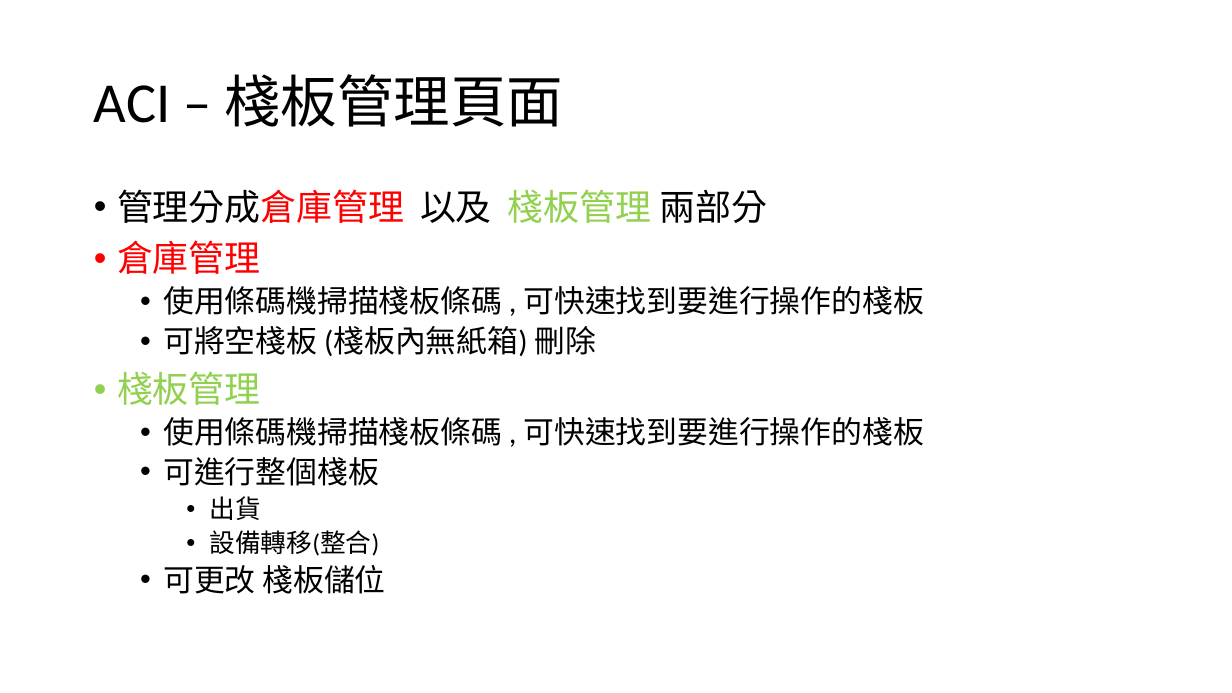
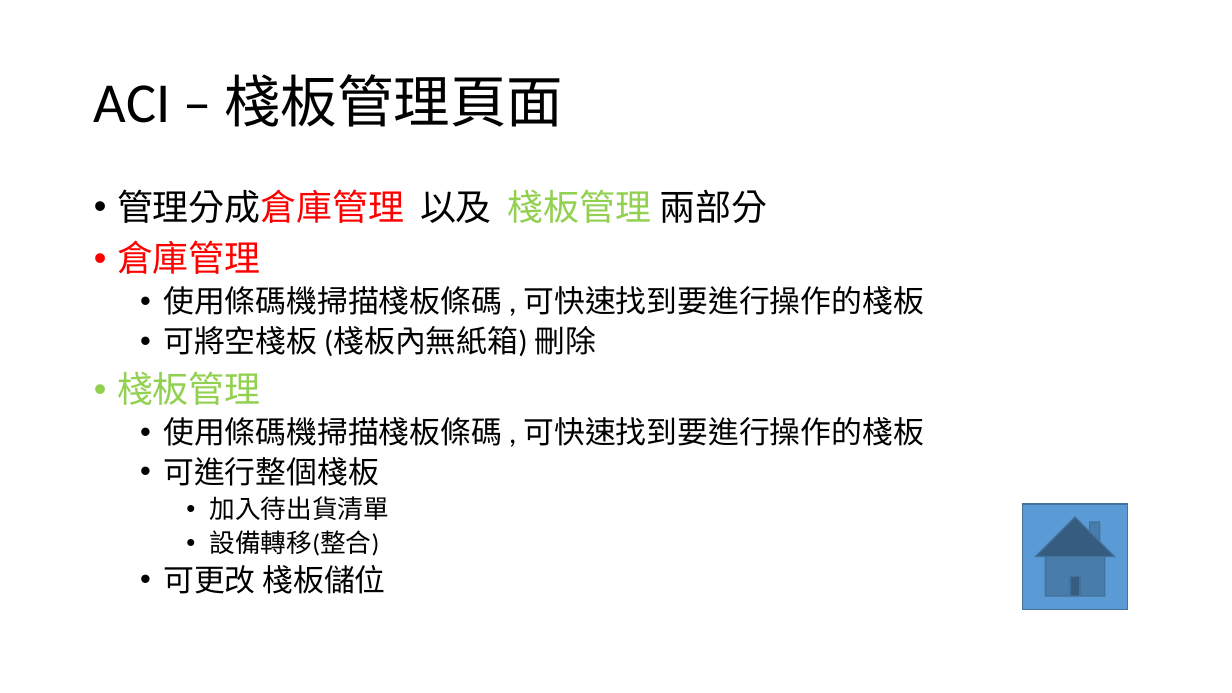
Before and after one commit to CrayHung/twoway-scanner, a slide deck: slide 16 of ACI庫存操作.pptx (slide 13 before the commit). Drawn at 1232x693 pixels with LibreOffice and Linux fonts; fonts in the diff are those of the drawing. Boxes give left, top, right and bottom in pixels: in the first picture for what was removed or moved away, otherwise in the second. Text is boxed around its words. In the diff, an @@ line names an element or a change of style, - is before the commit and + after.

Commit message:
新增出貨清單+已出貨歷史清單

```diff
--- a/ACI庫存操作.pptx
+++ b/ACI庫存操作.pptx
@@ text at (x1=209, y1=496, x2=389, y2=520): text changed @@
-    • 出貨
+    • 加入待出貨清單
@@ action button home added at (x1=1022, y1=504, x2=1128, y2=609), fill #5B9BD5, outline #43739E 1 pt @@
```
Also in this commit, not shown: 17 other slides changed, 3 slides added, 3 slides removed, 2 other files.
